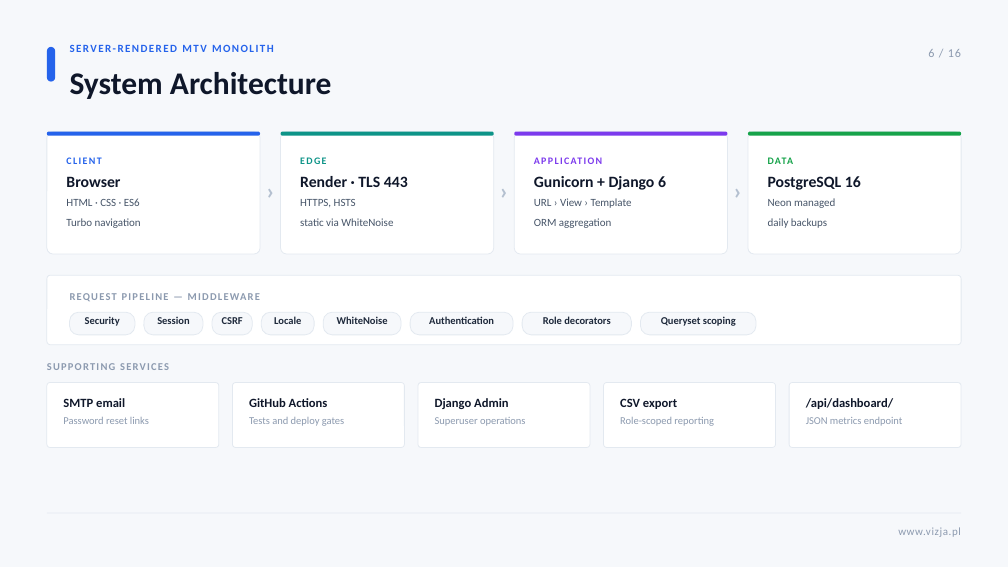
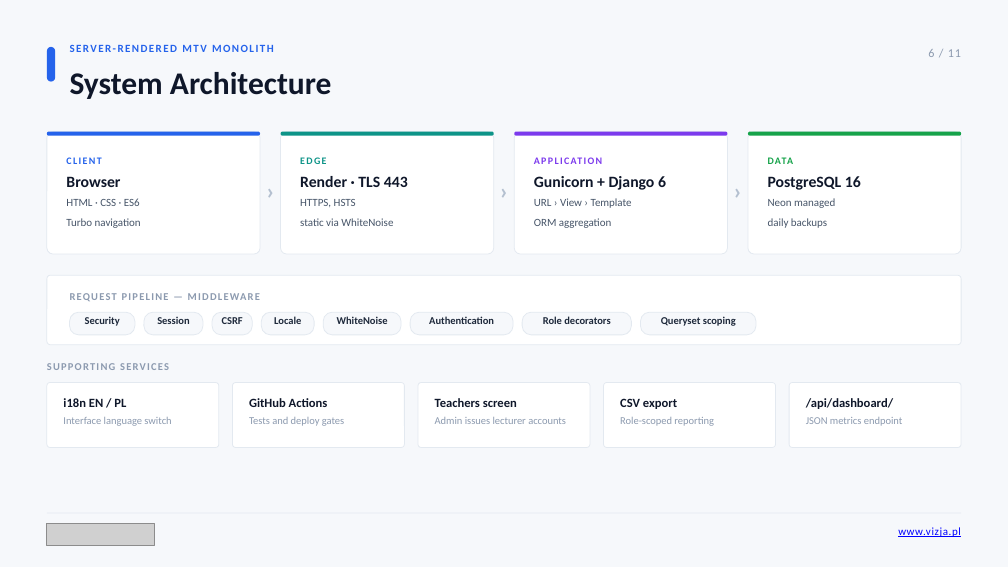
Before and after one commit to maksym671/Diploma-Project-SMS-Management-System, a slide deck: slide 6 of Maksym_Shpak_Diploma_Presentation.pptx. Drawn at 1008x567 pixels with LibreOffice and Linux fonts; fonts in the diff are those of the drawing; grey boxes stand for pictures. Boxes give left, top, right and bottom in pixels: in the first picture for what was removed or moved away, otherwise in the second. Text is boxed around its words. In the diff, an @@ line names an element or a change of style, - is before the commit and + after.

Commit message:
Replace email password reset with an in-app Teachers screen

```diff
--- a/Maksym_Shpak_Diploma_Presentation.pptx
+++ b/Maksym_Shpak_Diploma_Presentation.pptx
@@ text at <box>928,49,961,57</box>: text changed @@
-6 / 16
+6 / 11
@@ text at <box>63,398,171,426</box>: text changed @@
-SMTP email
-Password reset links
+i18n EN / PL
+Interface language switch
@@ text at <box>435,398,566,424</box>: text changed @@
-Django Admin
-Superuser operations
+Teachers screen
+Admin issues lecturer accounts
@@ picture added at <box>47,523,154,545</box> @@
@@ text "www.vizja.pl" at <box>898,527,961,537</box>: text colour #8C9AAF to #0000FF, underline on @@
```
Also in this commit, not shown: 9 other slides changed, 1 slide added, 6 slides removed, 51 other files.
